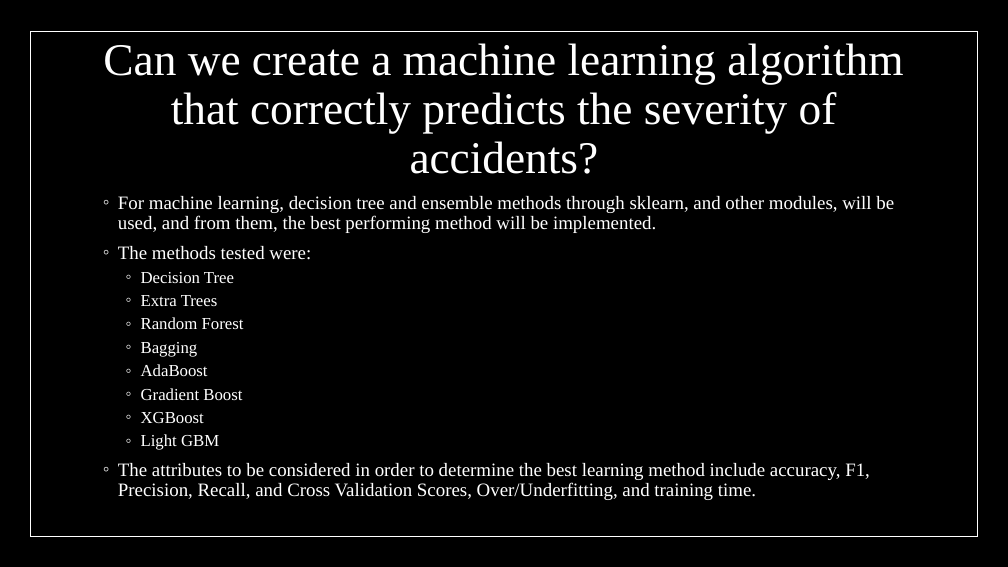
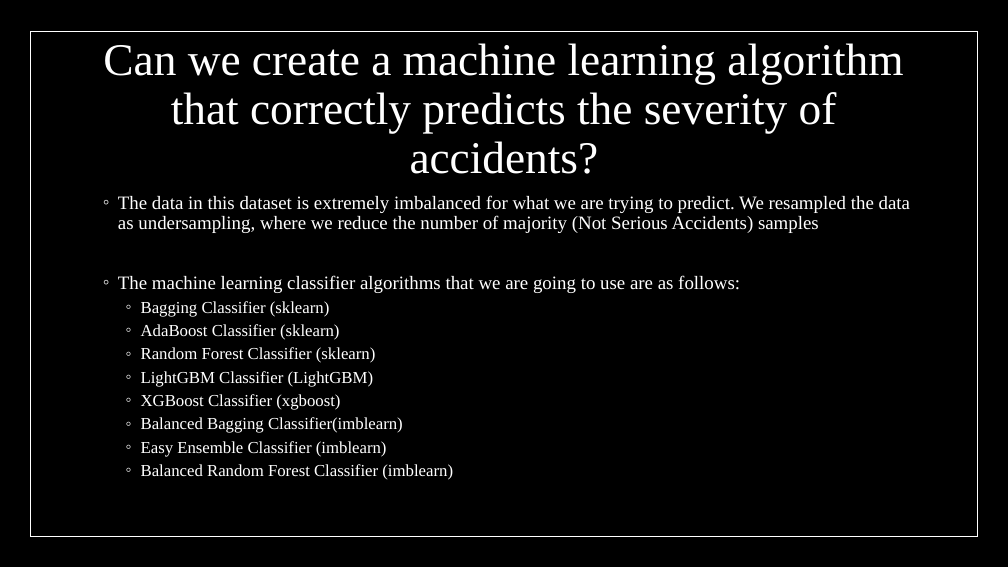
Before and after one commit to GenTaylor/Traffic-Accident-Analysis, a slide deck: slide 39 of Traffic_Analysis_and_Severity_Prediction.pptx (slide 35 before the commit). Drawn at 1008x567 pixels with LibreOffice and Linux fonts; fonts in the diff are those of the drawing. Boxes give left, top, right and bottom in pixels: in the first picture for what was removed or moved away, otherwise in the second. Text is boxed around its words. In the diff, an @@ line names an element or a change of style, - is before the commit and + after.

```diff
--- a/Traffic_Analysis_and_Severity_Prediction.pptx
+++ b/Traffic_Analysis_and_Severity_Prediction.pptx
@@ text at [118,195,910,480]: text changed; size 18 to 16 pt @@
-◦ For machine learning, decision tree and ensemble methods through sklearn, and other modules, will be used, and from them, the best performing method will be implemented.
-◦ The methods tested were:
-  ◦ Decision Tree
-  ◦ Extra Trees
-  ◦ Random Forest
-  ◦ Bagging
-  ◦ AdaBoost
-  ◦ Gradient Boost
-  ◦ XGBoost
-  ◦ Light GBM
-◦ The attributes to be considered in order to determine the best learning method include accuracy, F1, Precision, Recall, and Cross Validation Scores, Over/Underfitting, and training time.
+◦ The data in this dataset is extremely imbalanced for what we are trying to predict. We resampled the data as undersampling, where we reduce the number of majority (Not Serious Accidents) samples
+◦ The machine learning classifier algorithms that we are going to use are as follows:
+  ◦ Bagging Classifier (sklearn)
+  ◦ AdaBoost Classifier (sklearn)
+  ◦ Random Forest Classifier (sklearn)
+  ◦ LightGBM Classifier (LightGBM)
+  ◦ XGBoost Classifier (xgboost)
+  ◦ Balanced Bagging Classifier(imblearn)
+  ◦ Easy Ensemble Classifier (imblearn)
+  ◦ Balanced Random Forest Classifier (imblearn)
```
Also in this commit, not shown: 3 other slides changed, 7 slides added, 2 slides removed, 3 other files.
